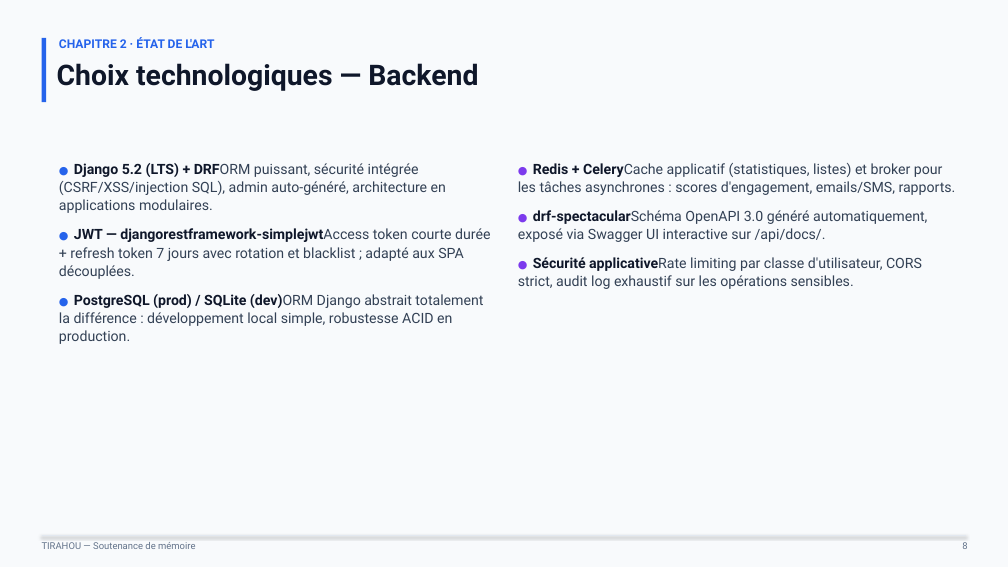
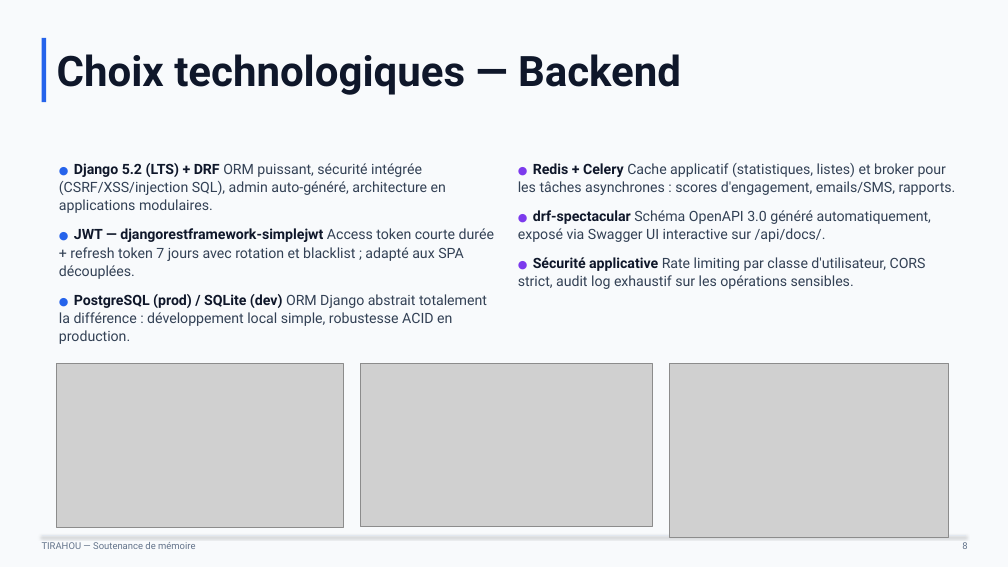
Before and after one commit to BabDIO/tirahou, a slide deck: slide 8 of TIRAHOU_Soutenance_Ali_Cisse.pptx. Drawn at 1008x567 pixels with LibreOffice and Linux fonts; fonts in the diff are those of the drawing; grey boxes stand for pictures. Boxes give left, top, right and bottom in pixels: in the first picture for what was removed or moved away, otherwise in the second. Text is boxed around its words. In the diff, an @@ line names an element or a change of style, - is before the commit and + after.

```diff
--- a/TIRAHOU_Soutenance_Ali_Cisse.pptx
+++ b/TIRAHOU_Soutenance_Ali_Cisse.pptx
@@ text "Choix technologiques — Backend": place and size @@
-text "Choix technologiques — Backend" at (57,63,478,91)
+text "Choix technologiques — Backend" at (57,54,681,95)
@@ text "Choix technologiques — Backend" at (57,54,681,95): size 27 to 40 pt @@
@@ text removed at (59,37,214,48) @@
-CHAPITRE 2 · ÉTAT DE L'ART
@@ text at (59,163,494,344): spaces changed @@
-● Django 5.2 (LTS) + DRFORM puissant, sécurité intégrée (CSRF/XSS/injection SQL), admin auto-généré, architecture en applications modulaires.
-● JWT — djangorestframework-simplejwtAccess token courte durée + refresh token 7 jours avec rotation et blacklist ; adapté aux SPA découplées.
-● PostgreSQL (prod) / SQLite (dev)ORM Django abstrait totalement la différence : développement local simple, robustesse ACID en production.
+● Django 5.2 (LTS) + DRF ORM puissant, sécurité intégrée (CSRF/XSS/injection SQL), admin auto-généré, architecture en applications modulaires.
+● JWT — djangorestframework-simplejwt Access token courte durée + refresh token 7 jours avec rotation et blacklist ; adapté aux SPA découplées.
+● PostgreSQL (prod) / SQLite (dev) ORM Django abstrait totalement la différence : développement local simple, robustesse ACID en production.
@@ text at (518,163,956,289): spaces changed @@
-● Redis + CeleryCache applicatif (statistiques, listes) et broker pour les tâches asynchrones : scores d'engagement, emails/SMS, rapports.
-● drf-spectacularSchéma OpenAPI 3.0 généré automatiquement, exposé via Swagger UI interactive sur /api/docs/.
-● Sécurité applicativeRate limiting par classe d'utilisateur, CORS strict, audit log exhaustif sur les opérations sensibles.
+● Redis + Celery Cache applicatif (statistiques, listes) et broker pour les tâches asynchrones : scores d'engagement, emails/SMS, rapports.
+● drf-spectacular Schéma OpenAPI 3.0 généré automatiquement, exposé via Swagger UI interactive sur /api/docs/.
+● Sécurité applicative Rate limiting par classe d'utilisateur, CORS strict, audit log exhaustif sur les opérations sensibles.
@@ picture added at (57,363,343,528) @@
@@ picture added at (360,363,653,526) @@
@@ picture added at (670,363,949,538) @@
```
Also in this commit, not shown: 25 other slides changed, 6 slides added, 2 slides removed, 45 other files.
